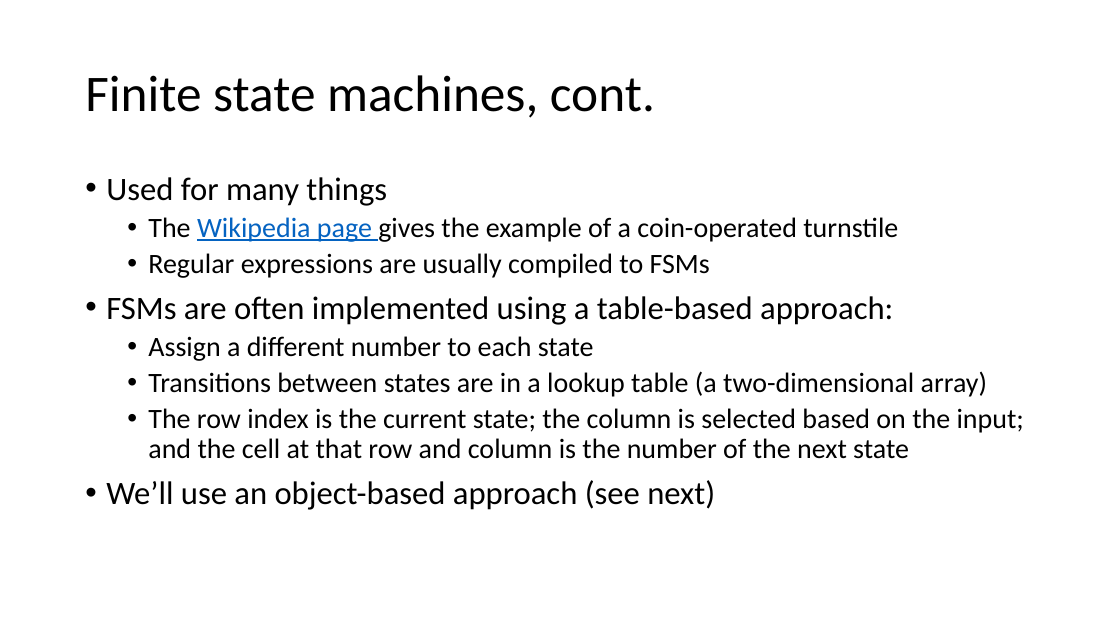
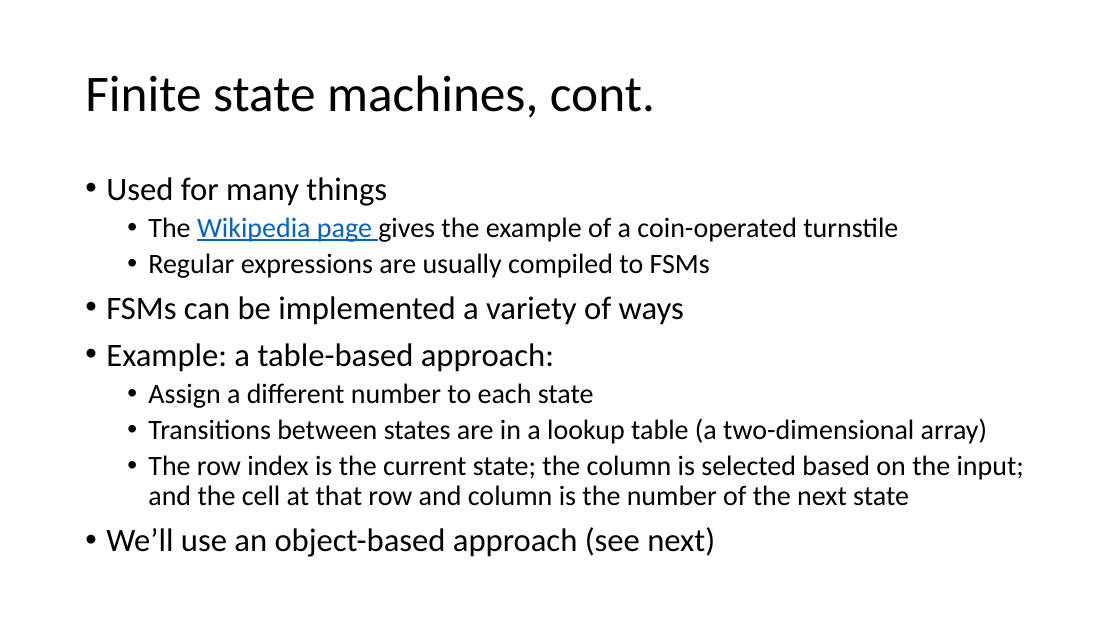
Before and after one commit to SWHS-PC/Users, a slide deck: slide 7 of NiklasB/WebAdventure/StateMachine.pptx. Drawn at 1120x630 pixels with LibreOffice and Linux fonts; fonts in the diff are those of the drawing. Boxes give left, top, right and bottom in pixels: in the first picture for what was removed or moved away, otherwise in the second. Text is boxed around its words. In the diff, an @@ line names an element or a change of style, - is before the commit and + after.

```diff
--- a/NiklasB/WebAdventure/StateMachine.pptx
+++ b/NiklasB/WebAdventure/StateMachine.pptx
@@ text at [106,296,684,372]: text changed @@
-• FSMs are often implemented using a table-based approach:
+• FSMs can be implemented a variety of ways
+• Example: a table-based approach:
```
Also in this commit, not shown: 6 other slides changed.
